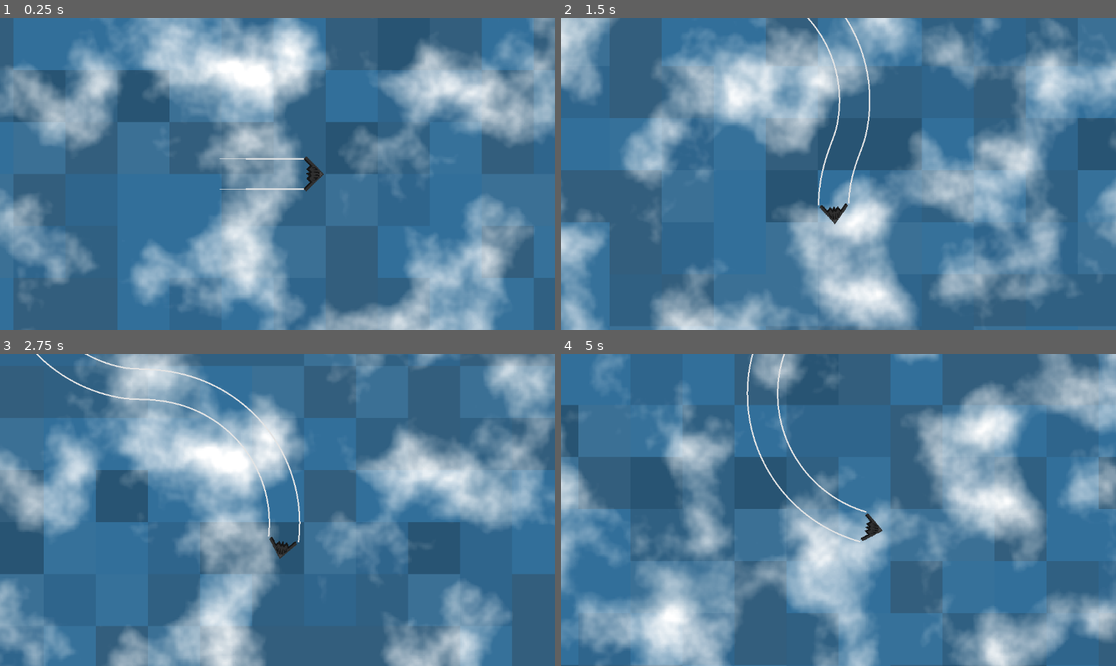
Above: before the commit, frames 1-4 (two rows, left to right).
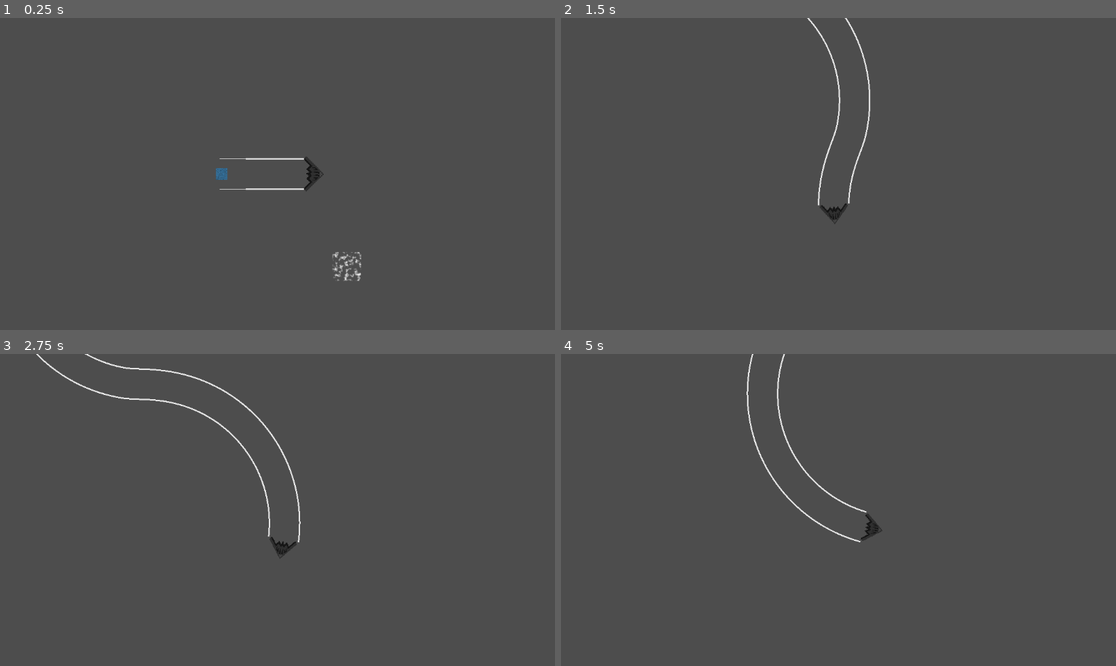
Above: after the commit, the same moments.

Repository: Godot-With-Me/EndlessFlying
Game: Godot game, scene res://Scenes/main.tscn
The game is run twice, just before and just after one commit, with the same random seed, the same clock (stepped at 60 frames per second) and the same inputs.
Inputs:
- Up to frame 1 (0.25 s): no input
- Up to frame 2 (1.5 s): hold D (move_right) 0.53-1.28 s; hold A (move_left) from 1.28 s (still down)
- Up to frame 3 (2.75 s): release A (move_left) at 2.03 s; hold D (move_right) from 2.03 s (still down)
- Up to frame 4 (5 s): release D (move_right) at 3.53 s; hold A (move_left) from 3.53 s (still down)

The runs differ from the first frame. In frame 1, 100% of the frame differs, in the area x 0-100%, y 0-100%; in frame 2, 100%; in frame 3, 99%; in frame 4, 100%.
Error after the commit: Parse Error: Preload file "res://Scenes/objective.tscn" does not exist. (res://Scripts/GameManager.gd:3)

Commit message:
Small fixes for management

Diff:
--- a/VideoFlying/Scenes/main.tscn
+++ b/VideoFlying/Scenes/main.tscn
@@ -1,7 +1,7 @@
 [gd_scene load_steps=10 format=3 uid="uid://cx0pjcqpdet4n"]
 
 [ext_resource type="PackedScene" uid="uid://qmypo8skp7ok" path="res://Scenes/airplane.tscn" id="1_rcvl6"]
-[ext_resource type="Script" path="res://Scenes/GameManager.gd" id="1_vsgul"]
+[ext_resource type="Script" path="res://Scripts/GameManager.gd" id="1_vsgul"]
 [ext_resource type="Texture2D" uid="uid://c77nv3twq0r" path="res://Assets/water.png" id="2_gc3ao"]
 [ext_resource type="Shader" path="res://AdditionalAssets/clouds.gdshader" id="4_n0mex"]
 [ext_resource type="PackedScene" uid="uid://cojpcfuy8o6oq" path="res://Scenes/trail.tscn" id="5_q462h"]
--- a/VideoFlying/Scenes/trail.tscn
+++ b/VideoFlying/Scenes/trail.tscn
@@ -1,6 +1,6 @@
 [gd_scene load_steps=3 format=3 uid="uid://cojpcfuy8o6oq"]
 
-[ext_resource type="Script" path="res://Scenes/trail.gd" id="1_nml6q"]
+[ext_resource type="Script" path="res://Scripts/trail.gd" id="1_nml6q"]
 
 [sub_resource type="Curve" id="Curve_wp3xo"]
 _data = [Vector2(0, 0), 0.0, 0.0, 0, 0, Vector2(0.497778, 1), 0.0, 0.0, 0, 0]
--- a/VideoFlying/Scenes/GameManager.gd
+++ b/VideoFlying/Scripts/GameManager.gd
@@ -1,4 +1,8 @@
 extends Node2D
+
+const OBJECTIVE = preload("res://Scenes/objective.tscn")
+
+@onready var airplane = %Airplane
 
 @onready var ground = $ParallaxBackground/Ground
 @onready var sprite_ground = $ParallaxBackground/Ground/Sprite2D
@@ -6,7 +10,15 @@
 @onready var clouds = $ParallaxBackground/Clouds
 @onready var color_rect_clouds = $ParallaxBackground/Clouds/ColorRect
 
-func _process(delta):
+var score = 0
+
+var temp
+
+func _ready():
+	spawn_new_objective()
+
+func _process(_delta):
+	print(str(airplane.global_position) + " " + str(temp.global_position))
 	var screen_max_size = max(get_viewport().get_visible_rect().size.x, get_viewport().get_visible_rect().size.y)
 
 	ground.motion_mirroring = Vector2(screen_max_size, screen_max_size)
@@ -15,3 +27,21 @@
 
 	clouds.motion_mirroring = Vector2(screen_max_size, screen_max_size)
 	color_rect_clouds.size = Vector2(screen_max_size, screen_max_size)
+
+func spawn_new_objective():
+	var random_direction = randf() * TAU
+
+	var random_distance = randf_range(1000.0, 4000.0)
+
+	var offset = Vector2.from_angle(random_direction) * random_distance
+
+	var spawn_position = airplane.global_position + offset
+
+	var active_objective = OBJECTIVE.instantiate()
+	add_child(active_objective)
+	active_objective.global_position = spawn_position
+	temp = active_objective
+
+func objective_done():
+	spawn_new_objective()
+	score += 1
--- /dev/null
+++ b/VideoFlying/Scripts/objective.tscn
@@ -0,0 +1,25 @@
+[gd_scene load_steps=5 format=3 uid="uid://cydy3ule72yv2"]
+
+[ext_resource type="Texture2D" uid="uid://dqh0lsa8swak0" path="res://Assets/objective.png" id="1_6pxc0"]
+[ext_resource type="Script" path="res://Scripts/objective.gd" id="2_7brih"]
+[ext_resource type="Texture2D" uid="uid://c4tbueusbwuhy" path="res://Assets/objective_ring.png" id="2_qce0j"]
+
+[sub_resource type="CircleShape2D" id="CircleShape2D_ggjh1"]
+radius = 32.0156
+
+[node name="Objective" type="Sprite2D"]
+scale = Vector2(5, 5)
+texture = ExtResource("1_6pxc0")
+script = ExtResource("2_7brih")
+
+[node name="ObjectiveCircle" type="Sprite2D" parent="."]
+z_index = 200
+texture = ExtResource("2_qce0j")
+
+[node name="Area2D" type="Area2D" parent="."]
+
+[node name="CollisionShape2D" type="CollisionShape2D" parent="Area2D"]
+shape = SubResource("CircleShape2D_ggjh1")
+
+[connection signal="body_entered" from="Area2D" to="." method="_on_area_2d_body_entered"]
+[connection signal="body_exited" from="Area2D" to="." method="_on_area_2d_body_exited"]
Renamed: VideoFlying/Scenes/trail.gd -> VideoFlying/Scripts/trail.gd
